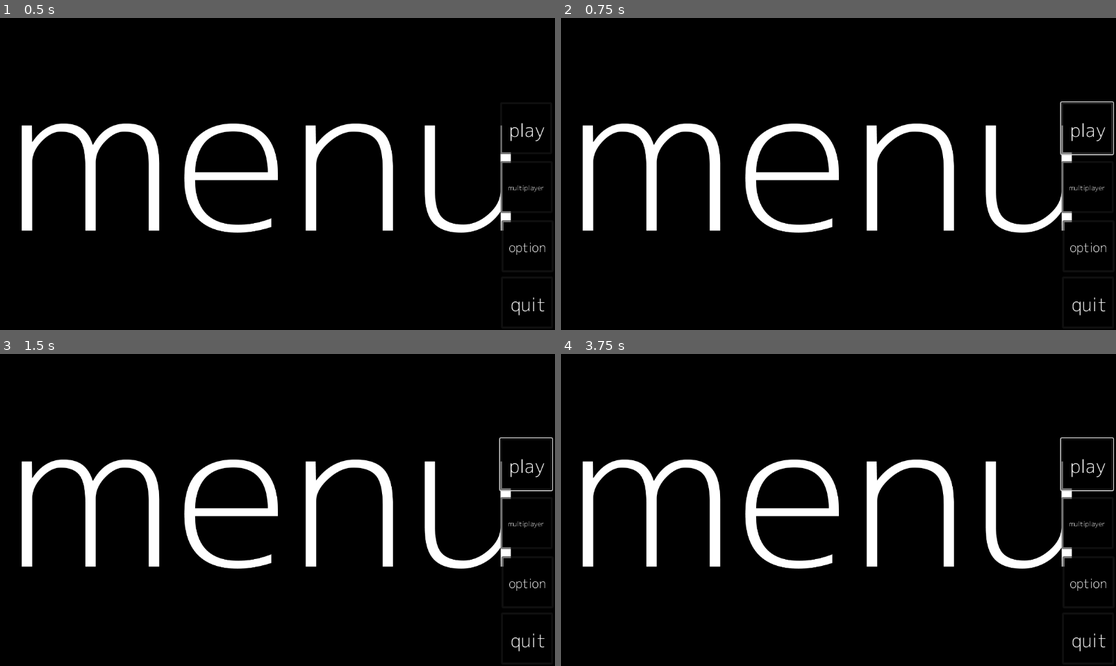
Above: before the commit, frames 1-4 (two rows, left to right).
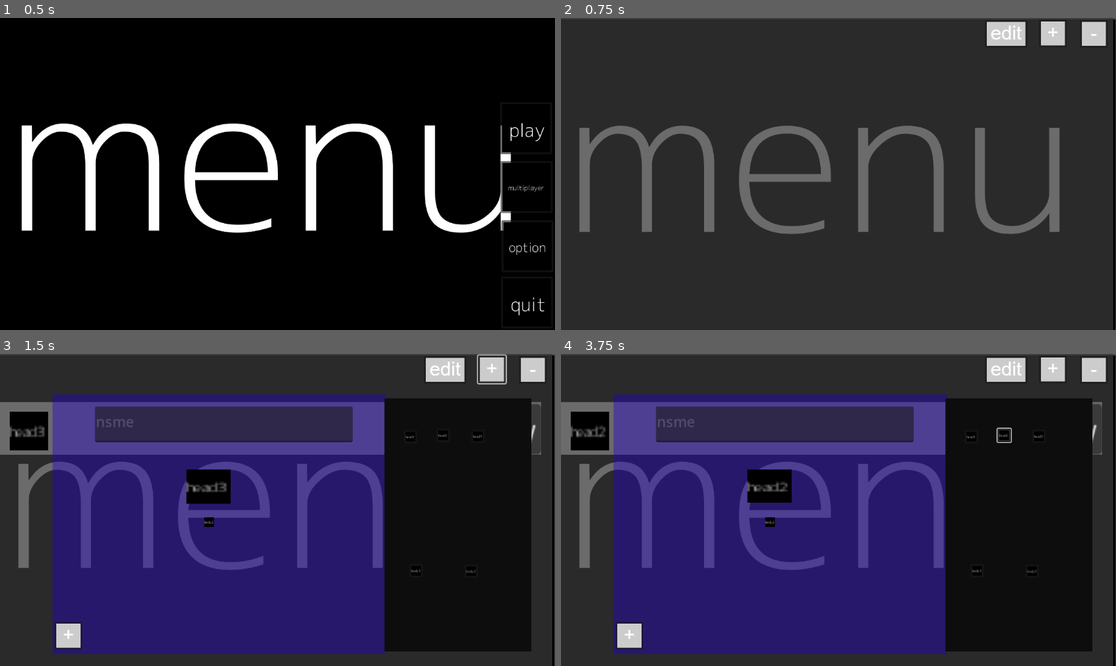
Above: after the commit, the same moments.

Repository: Martinudevel/toroverse
Game: Godot game, scene res://control.tscn
Two runs of this game, one before a commit and one after it. Both use one fixed random seed, a clock stepped at 60 frames per second and the inputs below.
Inputs (mouse positions are in pixels of both pictures, inside the frame that each line leads up to):
- Up to frame 1 (0.5 s): no input
- Up to frame 2 (0.75 s): click (1088, 127) at 0.5 s
- Up to frame 3 (1.5 s): click (493, 369) at 1.27 s
- Up to frame 4 (3.75 s): click (1005, 369) at 2.02 s; click (971, 438) at 2.77 s; click (1005, 435) at 3.52 s

Frame 1 is identical in both runs. In frame 2, 99% of the frame differs, in the area x 0-100%, y 0-100%; in frame 3, 79%; in frame 4, 79%.

Commit message:
+Character creation

Diff:
--- a/menu.tscn
+++ b/menu.tscn
@@ -138,6 +138,7 @@
 offset_bottom = 585.0
 icon = ExtResource("10_dj1cl")
 
+[connection signal="button_down" from="play" to="." method="_on_play_button_down"]
 [connection signal="button_down" from="option" to="." method="_on_option_button_down"]
 [connection signal="button_down" from="quit" to="." method="_on_quit_button_down"]
 [connection signal="button_down" from="optionmenu/ColorRect/close" to="." method="_on_close_button_down"]
--- /dev/null
+++ b/sceene/cbaracter_save.tscn
@@ -0,0 +1,52 @@
+[gd_scene load_steps=4 format=3 uid="uid://d1es2rngg7bhi"]
+
+[ext_resource type="Texture2D" uid="uid://cuv7pwy7bp2u0" path="res://graphics/players + entities/playercustomization/fff&text=head1.png" id="1_es2x8"]
+[ext_resource type="Texture2D" uid="uid://johfpxv87hol" path="res://graphics/players + entities/playercustomization/fff&text=head2.png" id="2_ogpu5"]
+[ext_resource type="Texture2D" uid="uid://cd4btr6hs55i7" path="res://graphics/players + entities/playercustomization/fff&text=head3.png" id="3_e1r66"]
+
+[node name="Node2D" type="Node2D"]
+
+[node name="ColorRect" type="ColorRect" parent="."]
+offset_right = 1123.0
+offset_bottom = 109.0
+color = Color(1, 1, 1, 0.305882)
+
+[node name="Button" type="Button" parent="."]
+offset_left = 1022.0
+offset_top = 4.0
+offset_right = 1063.0
+offset_bottom = 35.0
+scale = Vector2(2.4695, 3.36205)
+text = "play"
+
+[node name="RichTextLabel" type="RichTextLabel" parent="."]
+offset_left = 199.0
+offset_top = 19.0
+offset_right = 488.0
+offset_bottom = 95.0
+theme_override_font_sizes/normal_font_size = 30
+text = "nsme"
+tab_size = 6
+
+[node name="Control" type="Control" parent="."]
+visible = false
+layout_mode = 3
+anchors_preset = 0
+offset_right = 40.0
+offset_bottom = 40.0
+
+[node name="head1" type="Sprite2D" parent="Control"]
+position = Vector2(67, 56)
+scale = Vector2(3.4, 3)
+texture = ExtResource("1_es2x8")
+
+[node name="head2" type="Sprite2D" parent="Control"]
+visible = false
+position = Vector2(67, 52)
+scale = Vector2(3.55, 3.1)
+texture = ExtResource("2_ogpu5")
+
+[node name="haed3" type="Sprite2D" parent="Control"]
+position = Vector2(69, 56)
+scale = Vector2(3.95, 3.6)
+texture = ExtResource("3_e1r66")
--- /dev/null
+++ b/sceene/character_creation.tscn
@@ -0,0 +1,69 @@
+[gd_scene load_steps=9 format=3 uid="uid://bkh08o78fkcq3"]
+
+[ext_resource type="Texture2D" uid="uid://bpaxm3a7atuiy" path="res://graphics/players + entities/playercustomization/fff&text=body2.png" id="1_1cc35"]
+[ext_resource type="Texture2D" uid="uid://dn14qniqhvdak" path="res://graphics/players + entities/fff&text=character.png" id="2_pdved"]
+[ext_resource type="Texture2D" uid="uid://camxmih2310qb" path="res://graphics/players + entities/playercustomization/fff&text=body1.png" id="3_ovnw7"]
+[ext_resource type="Texture2D" uid="uid://cuv7pwy7bp2u0" path="res://graphics/players + entities/playercustomization/fff&text=head1.png" id="4_2t4jq"]
+[ext_resource type="Texture2D" uid="uid://johfpxv87hol" path="res://graphics/players + entities/playercustomization/fff&text=head2.png" id="5_6mh5g"]
+[ext_resource type="Texture2D" uid="uid://cd4btr6hs55i7" path="res://graphics/players + entities/playercustomization/fff&text=head3.png" id="6_qh0jg"]
+
+[sub_resource type="SpriteFrames" id="SpriteFrames_fkk7i"]
+animations = [{
+"frames": [{
+"duration": 1.0,
+"texture": ExtResource("1_1cc35")
+}, {
+"duration": 1.0,
+"texture": ExtResource("2_pdved")
+}],
+"loop": true,
+"name": &"Move_f",
+"speed": 5.0
+}, {
+"frames": [{
+"duration": 1.0,
+"texture": ExtResource("3_ovnw7")
+}, {
+"duration": 1.0,
+"texture": ExtResource("2_pdved")
+}],
+"loop": true,
+"name": &"move_m",
+"speed": 5.0
+}]
+
+[sub_resource type="CapsuleShape2D" id="CapsuleShape2D_mgn45"]
+radius = 49.0
+height = 182.0
+
+[node name="CharacterBody2D" type="CharacterBody2D"]
+position = Vector2(0, 1)
+
+[node name="AnimatedSprite2D" type="AnimatedSprite2D" parent="."]
+sprite_frames = SubResource("SpriteFrames_fkk7i")
+animation = &"Move_f"
+
+[node name="CollisionShape2D" type="CollisionShape2D" parent="."]
+position = Vector2(-1, -2)
+shape = SubResource("CapsuleShape2D_mgn45")
+
+[node name="hair" type="Control" parent="."]
+layout_mode = 3
+anchors_preset = 0
+offset_right = 40.0
+offset_bottom = 40.0
+
+[node name="head1" type="Sprite2D" parent="hair"]
+position = Vector2(0, -73)
+scale = Vector2(4.55, 3.525)
+texture = ExtResource("4_2t4jq")
+
+[node name="head2" type="Sprite2D" parent="hair"]
+position = Vector2(-1, -74)
+scale = Vector2(4.6, 3.45)
+texture = ExtResource("5_6mh5g")
+
+[node name="head3" type="Sprite2D" parent="hair"]
+position = Vector2(-1, -73.5)
+scale = Vector2(4.6, 3.55)
+texture = ExtResource("6_qh0jg")
--- /dev/null
+++ b/sceene/map$character_customization.tscn
@@ -0,0 +1,194 @@
+[gd_scene load_steps=13 format=3 uid="uid://b560e3k0q0dgb"]
+
+[ext_resource type="Script" path="res://script/Mapcustomm.gd" id="1_du4tc"]
+[ext_resource type="Texture2D" uid="uid://4tutda6dg0gr" path="res://graphics/meneus/fff&text=menu.png" id="1_okubo"]
+[ext_resource type="Texture2D" uid="uid://bcak3tl5dit8r" path="res://graphics/meneus/dummy_50x50_ffffff_cccccc_-.png" id="2_ki0hb"]
+[ext_resource type="Texture2D" uid="uid://bhoj8kx8rthge" path="res://graphics/meneus/dummy_50x50_ffffff_cccccc_.png" id="3_j24af"]
+[ext_resource type="Texture2D" uid="uid://7d0v76f44h7q" path="res://graphics/meneus/dummy_80x50_ffffff_cccccc_edit.png" id="4_v1vfm"]
+[ext_resource type="Script" path="res://script/Map.gd" id="5_srxqg"]
+[ext_resource type="Texture2D" uid="uid://cuv7pwy7bp2u0" path="res://graphics/players + entities/playercustomization/fff&text=head1.png" id="5_svhin"]
+[ext_resource type="Texture2D" uid="uid://johfpxv87hol" path="res://graphics/players + entities/playercustomization/fff&text=head2.png" id="6_ajfi0"]
+[ext_resource type="Texture2D" uid="uid://cd4btr6hs55i7" path="res://graphics/players + entities/playercustomization/fff&text=head3.png" id="7_8i62x"]
+[ext_resource type="Texture2D" uid="uid://bpaxm3a7atuiy" path="res://graphics/players + entities/playercustomization/fff&text=body2.png" id="8_myjy8"]
+[ext_resource type="Texture2D" uid="uid://camxmih2310qb" path="res://graphics/players + entities/playercustomization/fff&text=body1.png" id="9_4wjwt"]
+[ext_resource type="PackedScene" uid="uid://bkh08o78fkcq3" path="res://sceene/character_creation.tscn" id="11_rbnxu"]
+
+[node name="map$character customization" type="Node2D"]
+script = ExtResource("1_du4tc")
+
+[node name="Sprite2D" type="Sprite2D" parent="."]
+position = Vector2(571.5, 332)
+scale = Vector2(0.585354, 0.548333)
+texture = ExtResource("1_okubo")
+
+[node name="Character" type="Control" parent="."]
+layout_mode = 3
+anchors_preset = 0
+offset_right = 40.0
+offset_bottom = 40.0
+
+[node name="ColorRect" type="ColorRect" parent="Character"]
+layout_mode = 0
+offset_left = -3.0
+offset_right = 1146.0
+offset_bottom = 661.0
+color = Color(0.219608, 0.219608, 0.219608, 0.745098)
+
+[node name="delete" type="Button" parent="Character"]
+layout_mode = 0
+offset_left = 1077.0
+offset_top = 4.0
+offset_right = 1135.0
+offset_bottom = 62.0
+icon = ExtResource("2_ki0hb")
+
+[node name="add" type="Button" parent="Character"]
+layout_mode = 0
+offset_left = 992.0
+offset_top = 3.0
+offset_right = 1050.0
+offset_bottom = 61.0
+icon = ExtResource("3_j24af")
+
+[node name="edit" type="Button" parent="Character"]
+layout_mode = 0
+offset_left = 880.0
+offset_top = 4.0
+offset_right = 968.0
+offset_bottom = 62.0
+icon = ExtResource("4_v1vfm")
+
+[node name="Save" type="Control" parent="Character"]
+anchors_preset = 0
+offset_right = 40.0
+offset_bottom = 40.0
+
+[node name="Character_add" type="Control" parent="Character"]
+visible = false
+anchors_preset = 0
+offset_right = 40.0
+offset_bottom = 40.0
+
+[node name="ColorRect" type="ColorRect" parent="Character/Character_add"]
+layout_mode = 0
+offset_left = 109.0
+offset_top = 84.0
+offset_right = 801.0
+offset_bottom = 623.0
+color = Color(0.14902, 0, 0.8, 0.411765)
+
+[node name="ColorRect2" type="ColorRect" parent="Character/Character_add"]
+layout_mode = 0
+offset_left = 798.0
+offset_top = 92.0
+offset_right = 1103.0
+offset_bottom = 618.0
+color = Color(0.0509804, 0.0509804, 0.0509804, 1)
+
+[node name="head" type="Button" parent="Character/Character_add"]
+layout_mode = 0
+offset_left = 838.0
+offset_top = 158.0
+offset_right = 866.0
+offset_bottom = 186.0
+icon = ExtResource("5_svhin")
+
+[node name="head2" type="Button" parent="Character/Character_add"]
+layout_mode = 0
+offset_left = 906.0
+offset_top = 155.0
+offset_right = 934.0
+offset_bottom = 183.0
+icon = ExtResource("6_ajfi0")
+
+[node name="head3" type="Button" parent="Character/Character_add"]
+layout_mode = 0
+offset_left = 978.0
+offset_top = 157.0
+offset_right = 1006.0
+offset_bottom = 185.0
+icon = ExtResource("7_8i62x")
+
+[node name="bodyf" type="Button" parent="Character/Character_add"]
+layout_mode = 0
+offset_left = 964.0
+offset_top = 437.0
+offset_right = 992.0
+offset_bottom = 465.0
+icon = ExtResource("8_myjy8")
+
+[node name="bodym" type="Button" parent="Character/Character_add"]
+layout_mode = 0
+offset_left = 850.0
+offset_top = 436.0
+offset_right = 878.0
+offset_bottom = 464.0
+icon = ExtResource("9_4wjwt")
+
+[node name="CharacterBody2D" parent="Character/Character_add" instance=ExtResource("11_rbnxu")]
+position = Vector2(434, 349)
+
+[node name="Button" type="Button" parent="Character/Character_add"]
+layout_mode = 0
+offset_left = 113.0
+offset_top = 556.0
+offset_right = 171.0
+offset_bottom = 614.0
+icon = ExtResource("3_j24af")
+
+[node name="TextEdit" type="TextEdit" parent="Character/Character_add"]
+layout_mode = 0
+offset_left = 197.0
+offset_top = 109.0
+offset_right = 732.0
+offset_bottom = 183.0
+
+[node name="Map" type="Control" parent="."]
+visible = false
+layout_mode = 3
+anchors_preset = 0
+offset_left = 5.0
+offset_top = 1.0
+offset_right = 45.0
+offset_bottom = 41.0
+script = ExtResource("5_srxqg")
+
+[node name="ColorRect" type="ColorRect" parent="Map"]
+layout_mode = 0
+offset_left = -13.0
+offset_top = -2.0
+offset_right = 1136.0
+offset_bottom = 659.0
+color = Color(0.219608, 0.219608, 0.219608, 0.745098)
+
+[node name="delete" type="Button" parent="Map"]
+layout_mode = 0
+offset_left = 1077.0
+offset_top = 4.0
+offset_right = 1135.0
+offset_bottom = 62.0
+icon = ExtResource("2_ki0hb")
+
+[node name="add" type="Button" parent="Map"]
+layout_mode = 0
+offset_left = 992.0
+offset_top = 3.0
+offset_right = 1050.0
+offset_bottom = 61.0
+icon = ExtResource("3_j24af")
+
+[node name="edit" type="Button" parent="Map"]
+layout_mode = 0
+offset_left = 880.0
+offset_top = 4.0
+offset_right = 968.0
+offset_bottom = 62.0
+icon = ExtResource("4_v1vfm")
+
+[connection signal="button_down" from="Character/add" to="." method="_on_add_button_down"]
+[connection signal="button_down" from="Character/Character_add/head" to="." method="_on_head_button_down"]
+[connection signal="button_down" from="Character/Character_add/head2" to="." method="_on_head_2_button_down"]
+[connection signal="button_down" from="Character/Character_add/head3" to="." method="_on_head_3_button_down"]
+[connection signal="button_down" from="Character/Character_add/bodyf" to="." method="_on_bodyf_button_down"]
+[connection signal="button_down" from="Character/Character_add/bodym" to="." method="_on_bodym_button_down"]
+[connection signal="button_down" from="Character/Character_add/Button" to="." method="_on_button_button_down"]
--- /dev/null
+++ b/script/Map.gd
@@ -0,0 +1,5 @@
+extends Control
+
+
+func _on_add_button_down():
+	pass # Replace with function body.
--- /dev/null
+++ b/script/Mapcustomm.gd
@@ -0,0 +1,94 @@
+extends Node2D
+var Cname="Player"
+var y=100
+var x=60
+var a=0
+var pressed=false
+
+func _on_add_button_down():
+	$Character/Character_add.visible=true
+	if !pressed:
+		var character_save=load("res://sceene/cbaracter_save.tscn")
+		var character_c=character_save.instantiate()
+		$Character/Save.add_child(character_c)
+		character_c.name="Player"+str(a)
+		character_c.position=Vector2(0,y)
+		var hair1=Sprite2D.new()
+		var hair2=Sprite2D.new()
+		var hair3=Sprite2D.new()
+		var z="Character/Save/"+"Player"+str(a)
+		var newmode=get_node(z)
+		newmode.add_child(hair1)
+		hair1.name="hair1"
+		hair1.texture=load("res://graphics/players + entities/playercustomization/fff&text=head1.png")
+		hair1.position=Vector2(60,x)
+		hair1.scale=Vector2(4,4)
+		newmode.add_child(hair2)
+		hair2.name="hair2"
+		hair2.texture=load("res://graphics/players + entities/playercustomization/fff&text=head2.png")
+		hair2.position=Vector2(60,x)
+		hair2.scale=Vector2(4,4)
+		newmode.add_child(hair3)
+		hair3.name="hair3"
+		hair3.texture=load("res://graphics/players + entities/playercustomization/fff&text=head3.png")
+		hair3.position=Vector2(60,x)
+		hair3.scale=Vector2(4,4)
+		y+=120
+		pressed=true
+func _on_head_button_down():
+	#player
+	$Character/Character_add/CharacterBody2D/hair/head1.visible=true
+	$Character/Character_add/CharacterBody2D/hair/head2.visible=false
+	$Character/Character_add/CharacterBody2D/hair/head3.visible=false
+	#save
+	var z="Character/Save/"+"Player"+str(a)+"/hair1"
+	var p="Character/Save/"+"Player"+str(a)+"/hair2"
+	var q="Character/Save/"+"Player"+str(a)+"/hair3"
+	var hair1=get_node(z)
+	var hair2=get_node(p)
+	var hair3=get_node(q)
+	hair1.visible=true
+	hair2.visible=false
+	hair3.visible=false
+func _on_head_2_button_down():
+	#player
+	$Character/Character_add/CharacterBody2D/hair/head1.visible=false
+	$Character/Character_add/CharacterBody2D/hair/head2.visible=true
+	$Character/Character_add/CharacterBody2D/hair/head3.visible=false
+	#save
+	var z="Character/Save/"+"Player"+str(a)+"/hair1"
+	var p="Character/Save/"+"Player"+str(a)+"/hair2"
+	var q="Character/Save/"+"Player"+str(a)+"/hair3"
+	var hair1=get_node(z)
+	var hair2=get_node(p)
+	var hair3=get_node(q)
+	hair2.visible=true
+	hair1.visible=false
+	hair3.visible=false
+func _on_head_3_button_down():
+	#player
+	$Character/Character_add/CharacterBody2D/hair/head1.visible=false
+	$Character/Character_add/CharacterBody2D/hair/head2.visible=false
+	$Character/Character_add/CharacterBody2D/hair/head3.visible=true
+	#save
+	var z="Character/Save/"+"Player"+str(a)+"/hair1"
+	var p="Character/Save/"+"Player"+str(a)+"/hair2"
+	var q="Character/Save/"+"Player"+str(a)+"/hair3"
+	var hair1=get_node(z)
+	var hair2=get_node(p)
+	var hair3=get_node(q)
+	hair3.visible=true
+	hair2.visible=false
+	hair1.visible=false
+func _on_bodyf_button_down():
+	pass # Replace with function body.
+
+
+func _on_bodym_button_down():
+	pass # Replace with function body.
+
+
+func _on_button_button_down():
+	$Character/Character_add.visible=false
+	a+=1
+	pressed=false
--- a/script/menu.gd
+++ b/script/menu.gd
@@ -13,3 +13,8 @@
 
 func _on_close_button_down():
 	$optionmenu.visible=false
+
+
+
+func _on_play_button_down():
+	get_tree().change_scene_to_file("res://sceene/map$character_customization.tscn")
Binary file added: graphics/envoierment/fff&text=map.png
Not shown, added: graphics/envoierment/fff&text=map.png.import
Binary file removed: graphics/players + entities/628cfafb406f3f5dcdc83483_image9.png
Binary file added: graphics/players + entities/playercustomization/fff&text=body1.png
Not shown, added: graphics/players + entities/playercustomization/fff&text=body1.png.import
Binary file added: graphics/players + entities/playercustomization/fff&text=body2.png
Not shown, added: graphics/players + entities/playercustomization/fff&text=body2.png.import
Binary file added: graphics/players + entities/playercustomization/fff&text=head1.png
Not shown, changed: graphics/players + entities/playercustomization/fff&text=head1.png.import
Binary file added: graphics/players + entities/playercustomization/fff&text=head2.png
Not shown, added: graphics/players + entities/playercustomization/fff&text=head2.png.import
Binary file added: graphics/players + entities/playercustomization/fff&text=head3.png
(and 1 more such lines)
